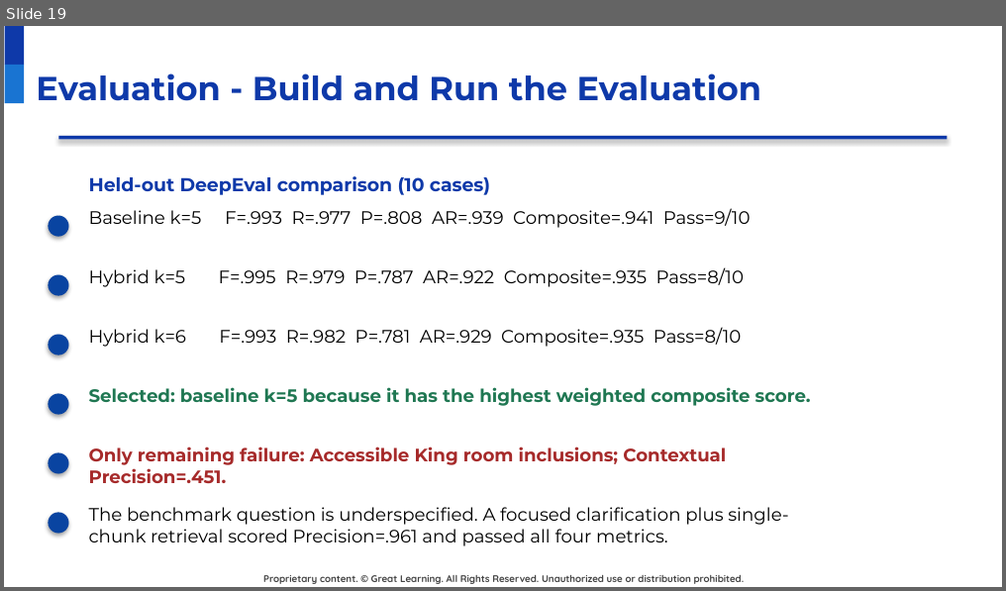
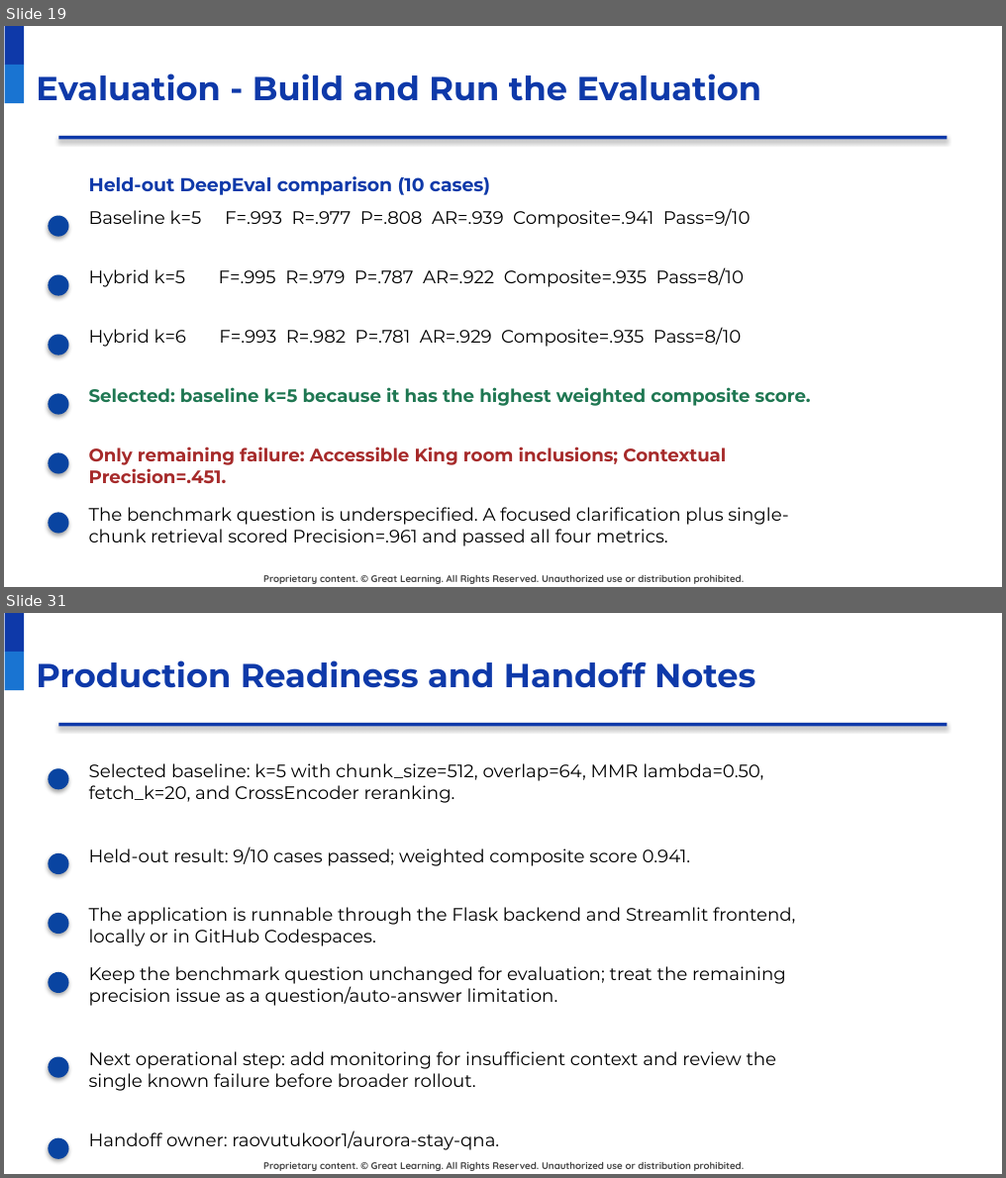
Before and after one commit to raovutukoor1/aurora-stay-qna, a slide deck: presentations/Aurora_Stays_RAG_Project_Presentation_Template_Style.pptx. Shown one above the other, each under a label of ours: slide 19 before the commit, slides 19 and 31 after it; the slides between them are not shown. The pictures are 1006x591 and 1006x1178 pixels, drawn with LibreOffice and Linux fonts; fonts in the diff are those of the drawing; background and template pictures are left out. Boxes give left, top, right and bottom in pixels: in the first picture for what was removed or moved away, otherwise in the second. Text is boxed around its words. In the diff, an @@ line names an element or a change of style, - is before the commit and + after.

```diff
--- a/presentations/Aurora_Stays_RAG_Project_Presentation_Template_Style.pptx
+++ b/presentations/Aurora_Stays_RAG_Project_Presentation_Template_Style.pptx
@@ slide 31 added at [4,613,1002,1174], background #FFFFFF; not listed: 3 template elements that a slide beside it also shows @@
@@ title added at [36,661,755,688], 24 pt, text #0E39A9, bold @@
+Production Readiness and Handoff Notes
@@ rectangle added at [58,723,947,727], fill #0E39A9 @@
@@ ellipse added at [48,768,69,789], fill #0944A1 @@
@@ text added at [89,763,763,803], 13 pt, text #000000 @@
+Selected baseline: k=5 with chunk_size=512, overlap=64, MMR lambda=0.50, fetch_k=20, and CrossEncoder reranking.
@@ text added at [89,847,691,866], 13 pt, text #000000 @@
+Held-out result: 9/10 cases passed; weighted composite score 0.941.
@@ ellipse added at [48,854,69,874], fill #0944A1 @@
@@ text added at [89,907,795,947], 13 pt, text #000000 @@
+The application is runnable through the Flask backend and Streamlit frontend, locally or in GitHub Codespaces.
@@ ellipse added at [48,912,69,934], fill #0944A1 @@
@@ text added at [89,966,786,1006], 13 pt, text #000000 @@
+Keep the benchmark question unchanged for evaluation; treat the remaining precision issue as a question/auto-answer limitation.
@@ ellipse added at [48,972,69,993], fill #0944A1 @@
@@ ellipse added at [48,1058,69,1078], fill #0944A1 @@
@@ text added at [89,1052,777,1091], 13 pt, text #000000 @@
+Next operational step: add monitoring for insufficient context and review the single known failure before broader rollout.
@@ ellipse added at [48,1138,69,1158], fill #0944A1 @@
@@ text added at [89,1131,499,1151], 13 pt, text #000000 @@
+Handoff owner: raovutukoor1/aurora-stay-qna.
```
Also in this commit, not shown: 2 slides changed, 11 other slides added, 2 other files.
